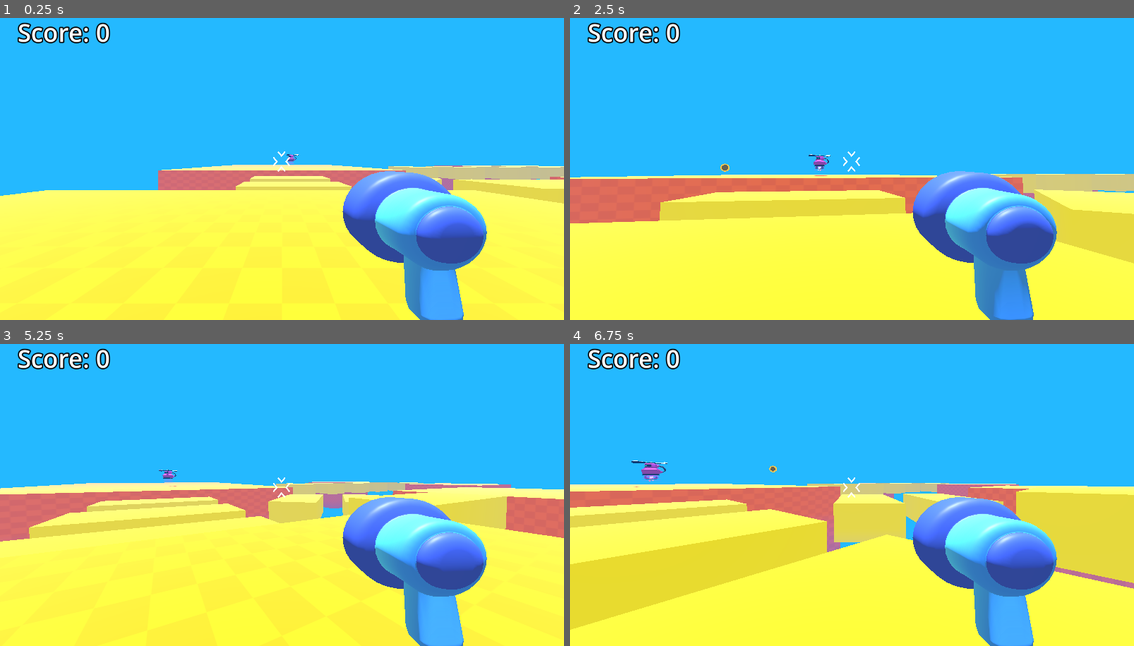
Above: before the commit, frames 1-4 (two rows, left to right).
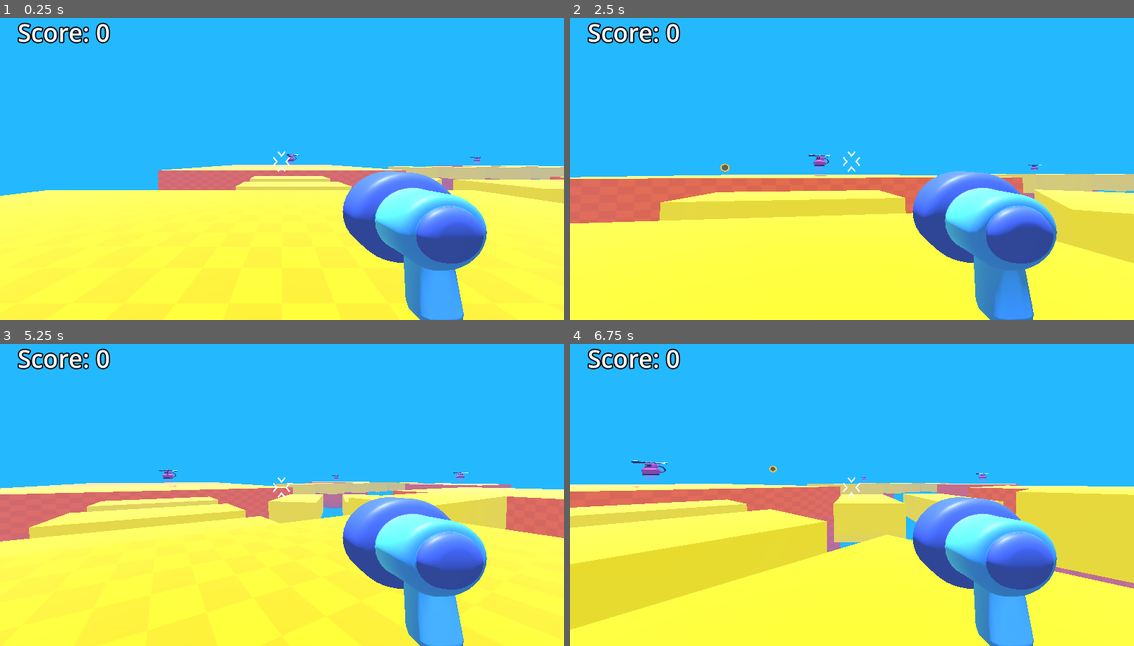
Above: after the commit, the same moments.

Repository: joao-enrique/fps-game
Game: Godot game, scene res://game.tscn
Two runs of this game, one before a commit and one after it. Both use one fixed random seed, a clock stepped at 60 frames per second and the inputs below. The project has no main scene, so this scene is started directly.
Inputs (mouse positions are in pixels of both pictures, inside the frame that each line leads up to):
- Up to frame 1 (0.25 s): no input
- Up to frame 2 (2.5 s): tap Enter at 0.5 s; move the mouse to (880, 159) at 0.52 s; hold Shift (run) 0.53-1.28 s; hold Up (ui_up) from 0.53 s (still down); tap Space (jump) at 0.77, 1.52 s; move the mouse to (823, 162) at 1.27 s; click (823, 162) at 1.35 s; move the mouse to (863, 156) at 2.02 s; hold Shift (run) from 2.03 s (still down)
- Up to frame 3 (5.25 s): keep holding Up (ui_up); move the mouse to (276, 491) at 2.77 s; release Shift (run) at 2.78 s; click (276, 491) at 2.85 s; tap Space (jump) at 3.02, 3.77, 4.52 s; move the mouse to (321, 491) at 3.52 s; hold Shift (run) 3.53-4.28 s; move the mouse to (236, 482) at 4.27 s; click (236, 482) at 4.35 s; move the mouse to (287, 488) at 5.02 s; hold Shift (run) from 5.03 s (still down)
- Up to frame 4 (6.75 s): move the mouse to (829, 479) at 5.77 s; release Up (ui_up) at 5.78 s; release Shift (run) at 5.78 s; hold Right (ui_right) 5.78-6.53 s; click (829, 479) at 5.85 s; tap Space (jump) at 6.02 s; move the mouse to (880, 485) at 6.52 s; hold Up (ui_up) from 6.53 s (still down); hold Shift (run) from 6.53 s (still down)

The runs differ from the first frame. In frame 1, less than 0.1% of the frame differs, in the area x 83-86%, y 45-49%; in frame 2, less than 0.1%; in frame 3, less than 0.1%; in frame 4, less than 0.1%, in the area x 13-75%, y 42-46%.

Commit message:
⚙ Fix: Visual effects and refining the level

Diff:
--- a/game.tscn
+++ b/game.tscn
@@ -227,6 +227,18 @@
 [node name="MobSpawner3D" parent="." instance=ExtResource("5_g6gyu")]
 transform = Transform3D(1, 0, 0, 0, 1, 0, 0, 0, 1, 2, 2, -47)
 
+[node name="MobSpawner3D3" parent="." instance=ExtResource("5_g6gyu")]
+transform = Transform3D(1, 0, 0, 0, 1, 0, 0, 0, 1, 66, 2, -70)
+
+[node name="MobSpawner3D4" parent="." instance=ExtResource("5_g6gyu")]
+transform = Transform3D(1, 0, 0, 0, 1, 0, 0, 0, 1, 66, 2, -27)
+
+[node name="MobSpawner3D5" parent="." instance=ExtResource("5_g6gyu")]
+transform = Transform3D(1, 0, 0, 0, 1, 0, 0, 0, 1, 66, 2, 10)
+
+[node name="MobSpawner3D2" parent="." instance=ExtResource("5_g6gyu")]
+transform = Transform3D(1, 0, 0, 0, 1, 0, 0, 0, 1, 27, 13, 27)
+
 [node name="Label" type="Label" parent="."]
 offset_left = 36.0
 offset_top = 25.0
@@ -243,4 +255,8 @@
 shape = SubResource("WorldBoundaryShape3D_v70ln")
 
 [connection signal="mob_spawned" from="MobSpawner3D" to="." method="_on_mob_spawner_3d_mob_spawned"]
+[connection signal="mob_spawned" from="MobSpawner3D3" to="." method="_on_mob_spawner_3d_mob_spawned"]
+[connection signal="mob_spawned" from="MobSpawner3D4" to="." method="_on_mob_spawner_3d_mob_spawned"]
+[connection signal="mob_spawned" from="MobSpawner3D5" to="." method="_on_mob_spawner_3d_mob_spawned"]
+[connection signal="mob_spawned" from="MobSpawner3D2" to="." method="_on_mob_spawner_3d_mob_spawned"]
 [connection signal="body_entered" from="KillPlane" to="." method="_on_kill_plane_body_entered"]
--- a/mob/mob.tscn
+++ b/mob/mob.tscn
@@ -8,6 +8,7 @@
 [sub_resource type="SphereShape3D" id="SphereShape3D_6n07f"]
 
 [node name="Mob" type="RigidBody3D"]
+collision_layer = 2
 gravity_scale = 0.0
 script = ExtResource("1_48jgm")
 
--- a/mob/spawner/mob_spawner_3d.tscn
+++ b/mob/spawner/mob_spawner_3d.tscn
@@ -15,7 +15,7 @@
 transform = Transform3D(1, 0, 0, 0, 1, 0, 0, 0, 1, 0, 1, 0)
 
 [node name="Timer" type="Timer" parent="."]
-wait_time = 2.0
+wait_time = 5.0
 autostart = true
 
 [connection signal="timeout" from="Timer" to="." method="_on_timer_timeout"]
--- a/player/bullet_3d.tscn
+++ b/player/bullet_3d.tscn
@@ -8,6 +8,7 @@
 [node name="Bullet3D" type="Area3D"]
 transform = Transform3D(-1, 0, -8.74228e-08, 0, 1, 0, 8.74228e-08, 0, -1, 0, 0, 0)
 top_level = true
+collision_mask = 3
 script = ExtResource("1_l23i4")
 
 [node name="CollisionShape3D" type="CollisionShape3D" parent="."]
--- a/player/player.tscn
+++ b/player/player.tscn
@@ -10,6 +10,7 @@
 [sub_resource type="CapsuleMesh" id="CapsuleMesh_4gjnb"]
 
 [node name="Player" type="CharacterBody3D"]
+collision_mask = 3
 script = ExtResource("1_iskx4")
 
 [node name="CollisionShape3D" type="CollisionShape3D" parent="."]
--- a/scripts/game.gd
+++ b/scripts/game.gd
@@ -7,9 +7,19 @@
 	player_score += 1
 	label.text = "Score: " + str(player_score)
 
+func do_poof(mob_global_position):
+	const SMOKE_PUFF = preload("res://mob/smoke_puff/smoke_puff.tscn")
+	var poof = SMOKE_PUFF.instantiate()
+	add_child(poof)
+	poof.global_position = mob_global_position
+
 func _on_mob_spawner_3d_mob_spawned(mob):
-	mob.died.connect(increase_score)
+	mob.died.connect(func on_mob_died():
+		increase_score()
+		do_poof(mob.global_position)
+	)
+	do_poof(mob.global_position)
 
 
 func _on_kill_plane_body_entered(body):
-	get_tree().reload_current_scene()
+	get_tree().reload_current_scene.call_deferred()
--- a/scripts/mob.gd
+++ b/scripts/mob.gd
@@ -30,9 +30,9 @@
 		var random_upward_force = Vector3.UP * randf_range(1.0, 5.0)
 		apply_central_impulse(direction * 10.0 + random_upward_force)
 		timer.start()
-		died.emit()
 		ko_sound.play()
 
 
 func _on_timer_timeout():
 	queue_free()
+	died.emit()
